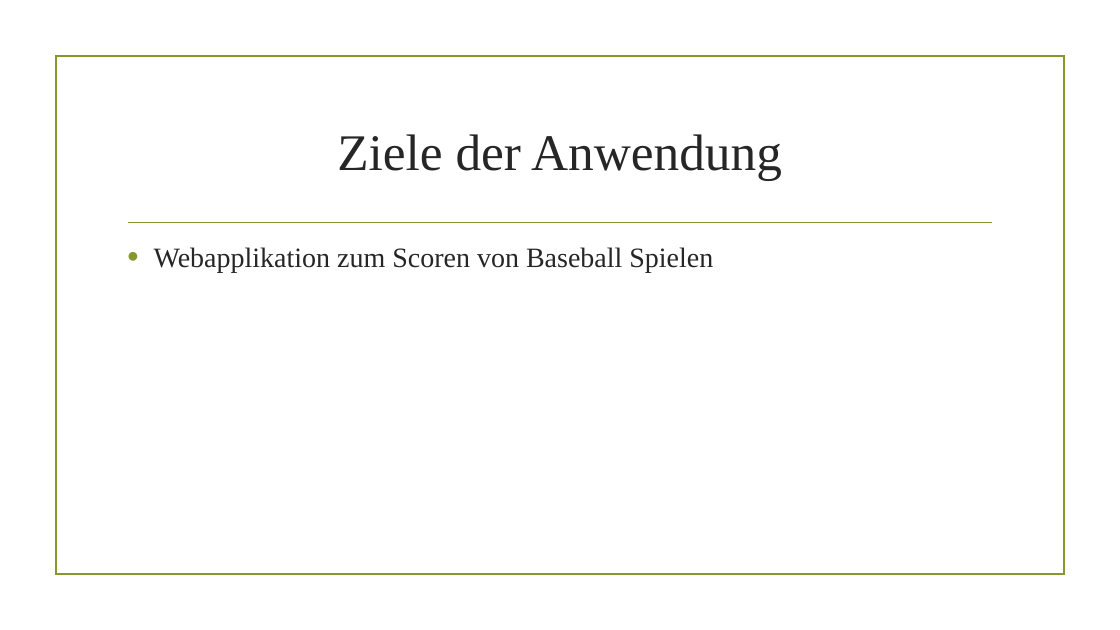
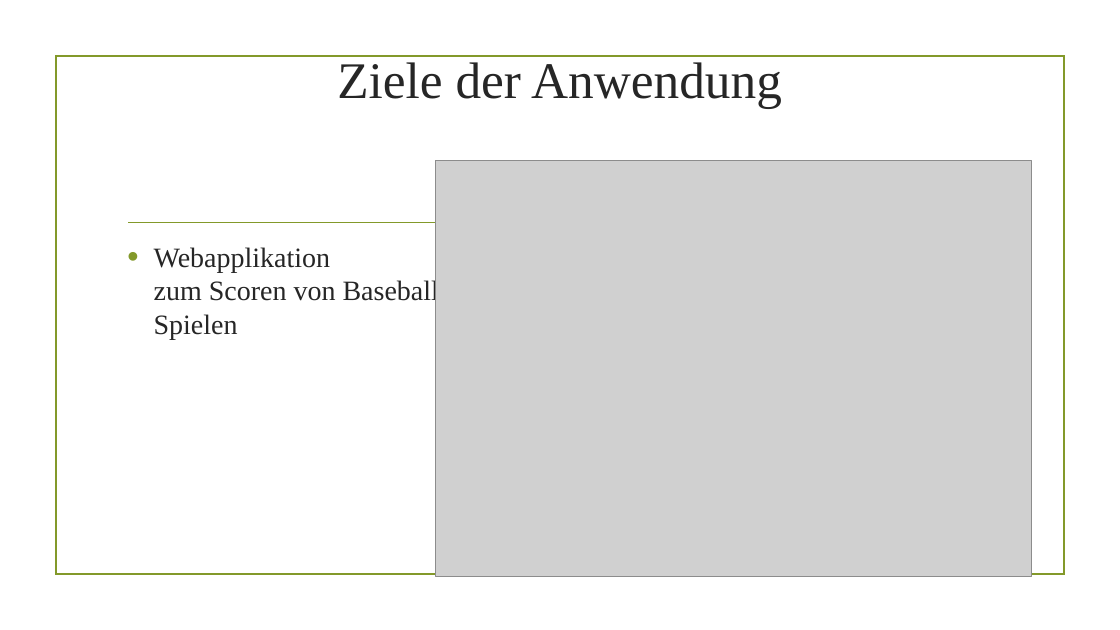
Before and after one commit to UniPayne/RCD-Project, a slide deck: slide 2 of Projektdokumentationen/Projektabgabe/Projektabgabe.pptx (slide 3 before the commit). Drawn at 1120x630 pixels with LibreOffice and Linux fonts; fonts in the diff are those of the drawing; grey boxes stand for pictures; background and template pictures are left out. Boxes give left, top, right and bottom in pixels: in the first picture for what was removed or moved away, otherwise in the second. Text is boxed around its words. In the diff, an @@ line names an element or a change of style, - is before the commit and + after.

```diff
--- a/Projektdokumentationen/Projektabgabe/Projektabgabe.pptx
+++ b/Projektdokumentationen/Projektabgabe/Projektabgabe.pptx
@@ title "Ziele der Anwendung": place and size @@
-title "Ziele der Anwendung" at [337,134,782,181]
+title "Ziele der Anwendung" at [337,62,782,109]
@@ picture added at [436,160,1032,576] @@
@@ text "Webapplikation zum Scoren von Baseball ..." rewrapped from [154,247,713,272] to [154,247,439,339] @@
```
Also in this commit, not shown: 6 other slides changed, 3 slides added, 5 slides removed, 1 other file.
